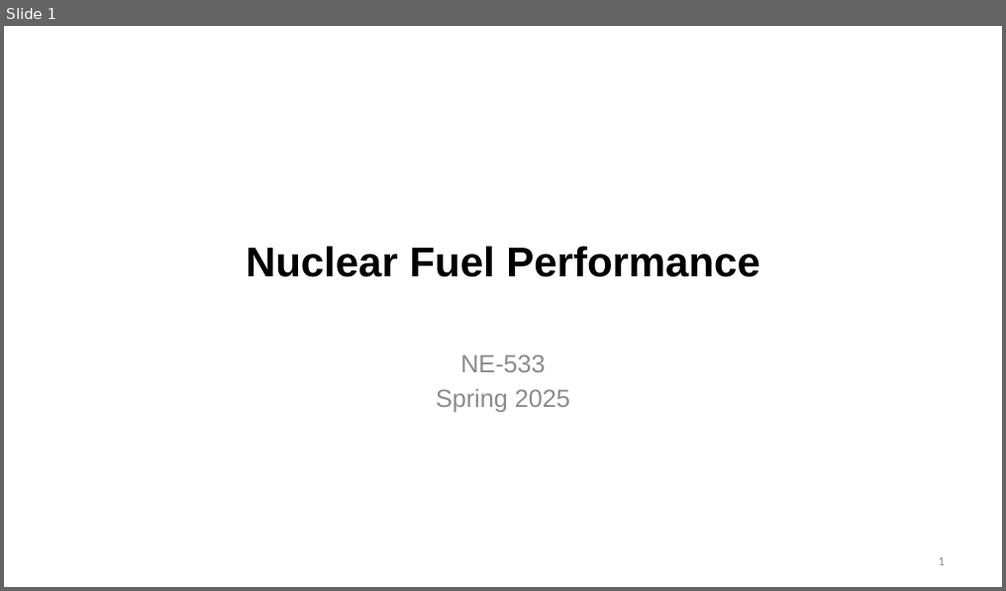
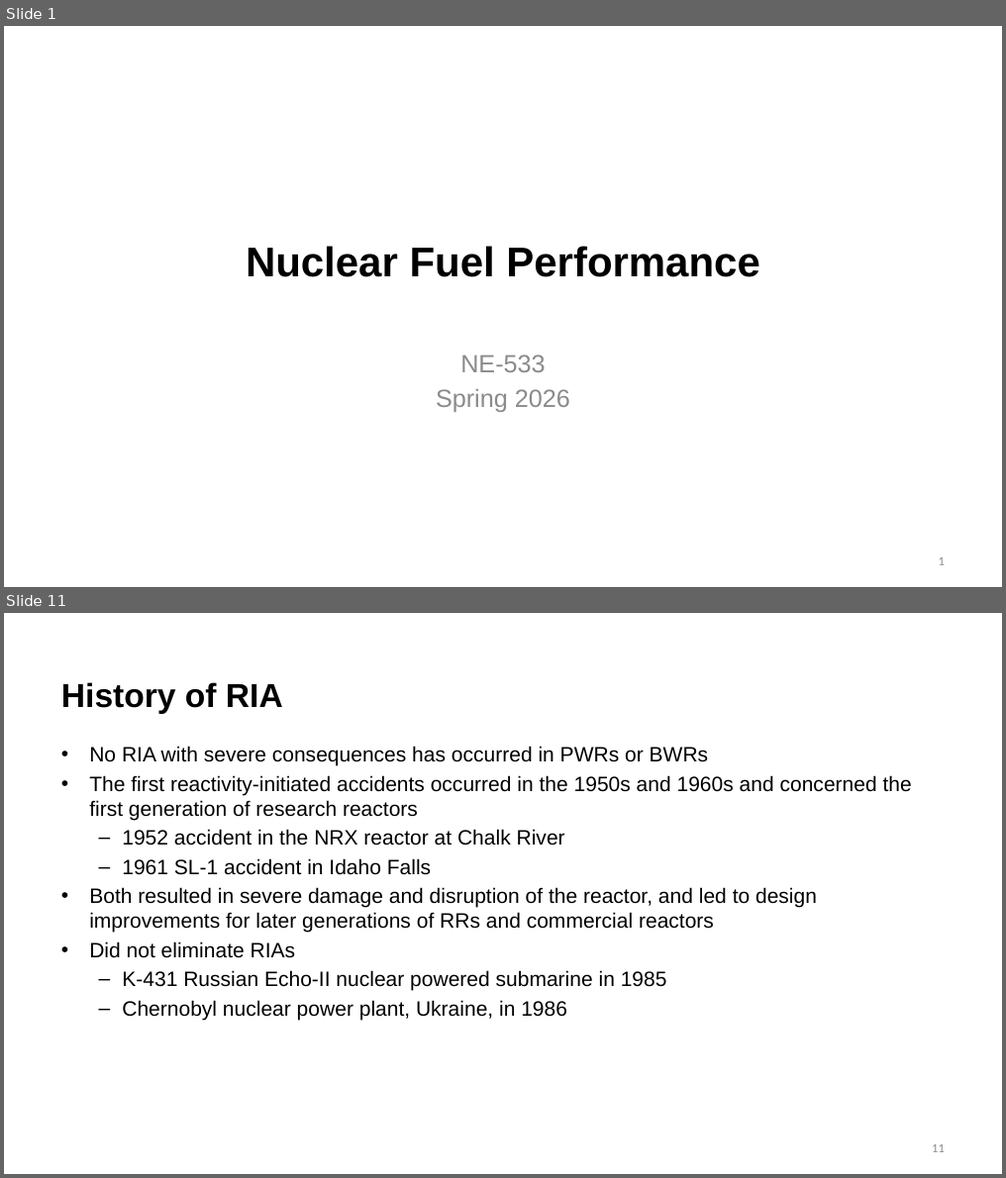
Before and after one commit to benbeeler/TEACHING, a slide deck: Nuclear_Fuel_Performance/NE533_Spring2026/Module4/Lec18_Accidents.pptx. Shown one above the other, each under a label of ours: slide 1 before the commit, slides 1 and 11 after it; the slides between them are not shown. The pictures are 1006x591 and 1006x1178 pixels, drawn with LibreOffice and Linux fonts; fonts in the diff are those of the drawing; background and template pictures are left out. Boxes give left, top, right and bottom in pixels: in the first picture for what was removed or moved away, otherwise in the second. Text is boxed around its words. In the diff, an @@ line names an element or a change of style, - is before the commit and + after.

```diff
--- a/Nuclear_Fuel_Performance/NE533_Spring2026/Module4/Lec18_Accidents.pptx
+++ b/Nuclear_Fuel_Performance/NE533_Spring2026/Module4/Lec18_Accidents.pptx
@@ slide 11 added at [4, 613, 1002, 1174], background #FFFFFF @@
@@ title added at [61, 682, 283, 714], 32 pt, text #000000, bold @@
+History of RIA
@@ text added at [89, 746, 912, 1020], 20 pt, text #000000 @@
+• No RIA with severe consequences has occurred in PWRs or BWRs
+• The first reactivity-initiated accidents occurred in the 1950s and 1960s and concerned the first generation of research reactors
+  – 1952 accident in the NRX reactor at Chalk River
+  – 1961 SL-1 accident in Idaho Falls
+• Both resulted in severe damage and disruption of the reactor, and led to design improvements for later generations of RRs and commercial reactors
+• Did not eliminate RIAs
+  – K-431 Russian Echo-II nuclear powered submarine in 1985
+  – Chernobyl nuclear power plant, Ukraine, in 1986
@@ page number added at [932, 1145, 944, 1153], 12 pt, text #8C8C8C @@
+11
@@ slide 1 changed as well @@
@@ subtitle at [436, 389, 570, 412]: text changed @@
-Spring 2025
+Spring 2026
```
Also in this commit, not shown: 2 other slides changed, 24 other slides added, 12 slides removed, 17 other files.
